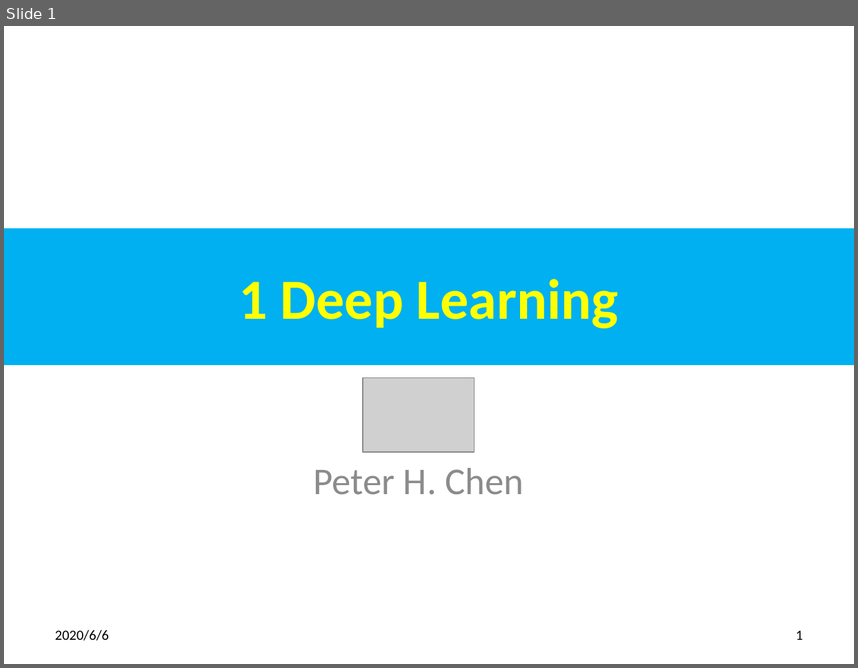
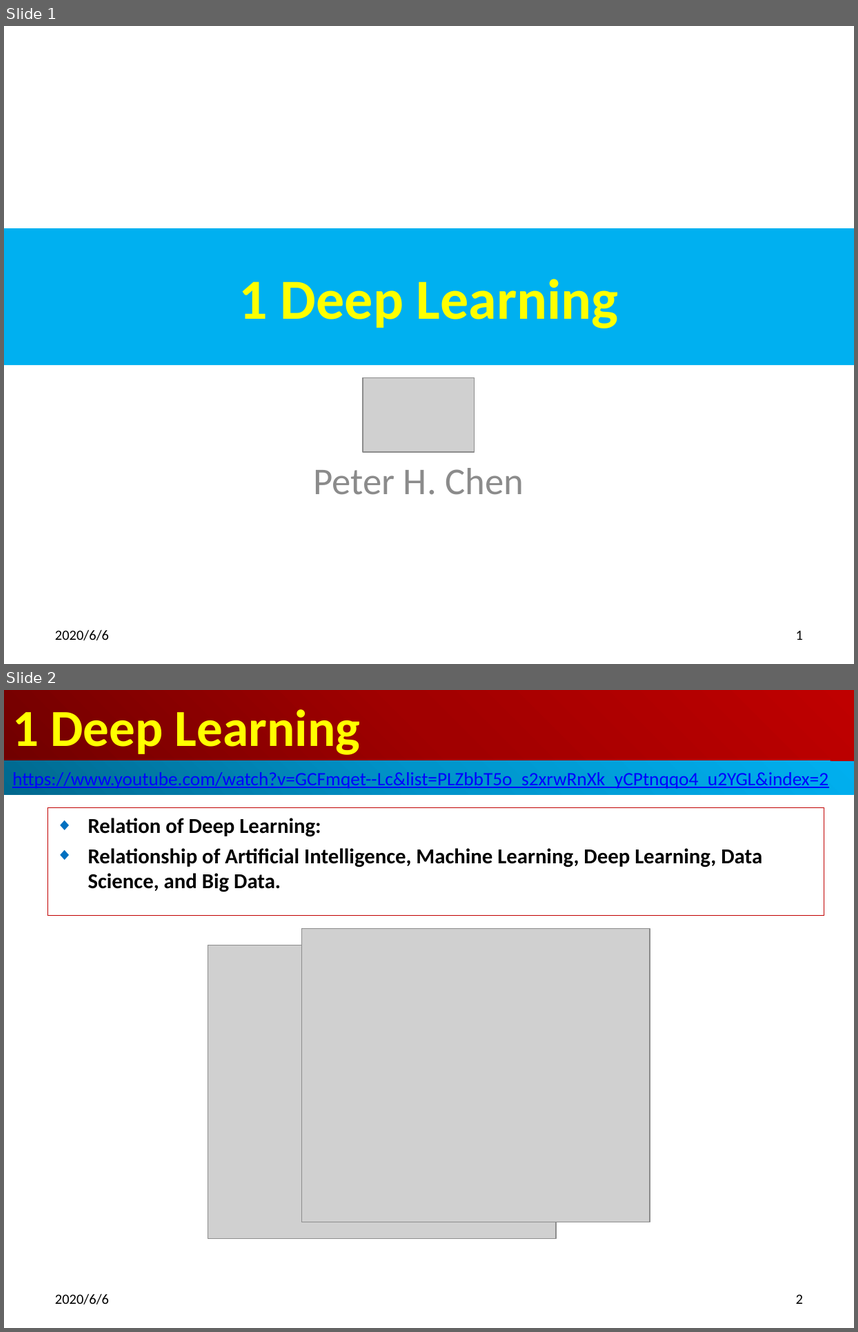
Before and after one commit to peterhchen/850_DeepLearningFundamental, a slide deck: 01_DeepLearning.pptx. Shown one above the other, each under a label of ours: slide 1 before the commit, slides 1 and 2 after it. The pictures are 858x668 and 858x1332 pixels, drawn with LibreOffice and Linux fonts; fonts in the diff are those of the drawing; grey boxes stand for pictures. Boxes give left, top, right and bottom in pixels: in the first picture for what was removed or moved away, otherwise in the second. Text is boxed around its words. In the diff, an @@ line names an element or a change of style, - is before the commit and + after.

```diff
--- a/01_DeepLearning.pptx
+++ b/01_DeepLearning.pptx
@@ slide 2 added at (4,690,854,1328), background #FFFFFF @@
@@ title added at (4,690,854,761), fill gradient #720000 to #A20000 to #C00000, 44 pt, text #FFFF00, bold @@
+1 Deep Learning
@@ rectangle added at (4,761,854,795), fill gradient #00688E to #0094CA to #00B0F0, 16 pt, text #0000FF, underline @@
+https://www.youtube.com/watch?v=GCFmqet--Lc&list=PLZbbT5o_s2xrwRnXk_yCPtnqqo4_u2YGL&index=2
@@ subtitle added at (47,808,824,915), outline #C00000 0.75 pt, 18 pt, text #000000, bold @@
+◆ Relation of Deep Learning:
+◆ Relationship of Artificial Intelligence, Machine Learning, Deep Learning, Data Science, and Big Data.
@@ picture added at (301,929,649,1222) @@
@@ picture added at (208,945,556,1239) @@
@@ text added at (55,1293,109,1304), 12 pt, text #000000 @@
+2020/6/6
@@ page number added at (796,1294,803,1303), 12 pt, text #000000 @@
+2
```
